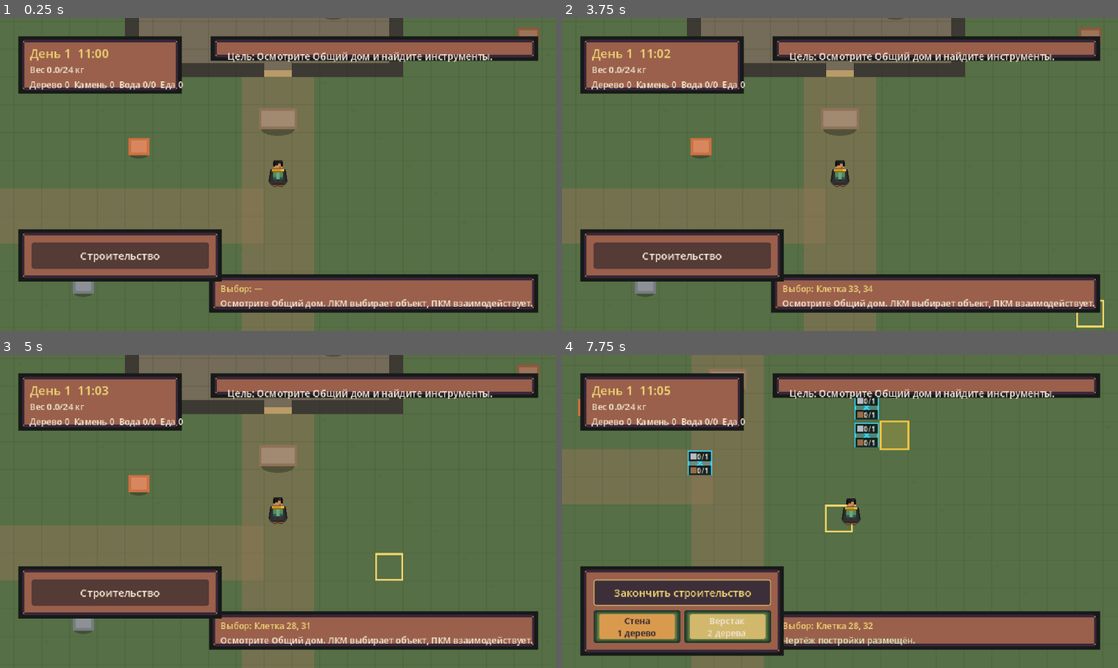
Above: before the commit, frames 1-4 (two rows, left to right).
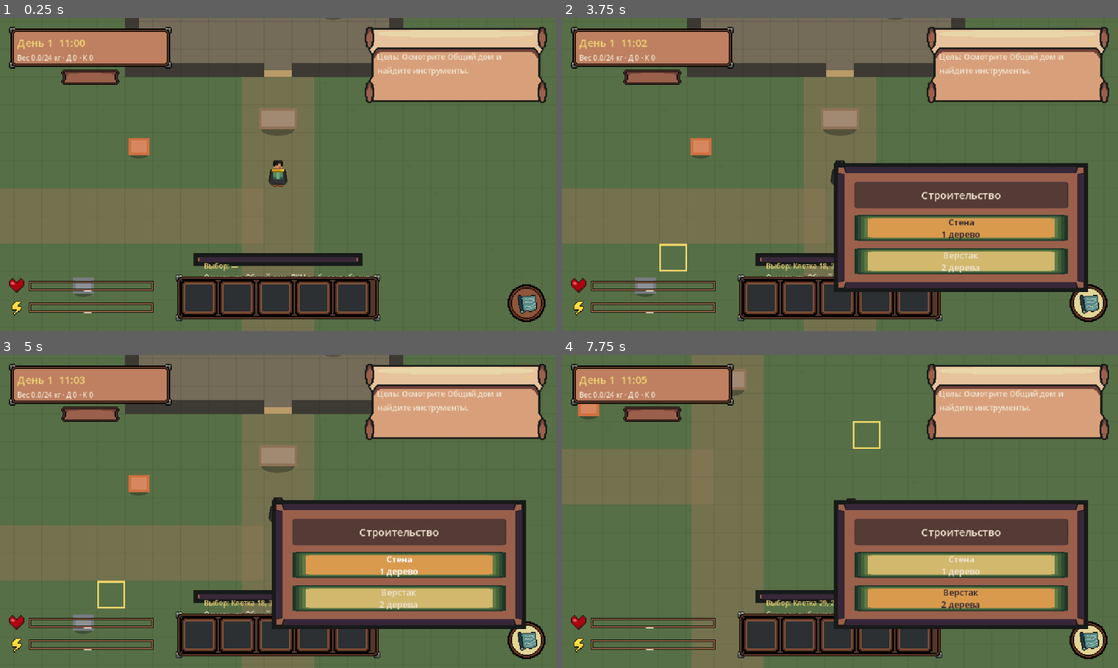
Above: after the commit, the same moments.

Repository: send-y/The_Last_Garden
Game: Godot game, scene res://src/main/main.tscn
Two runs of this game, one before a commit and one after it. Both use one fixed random seed, a clock stepped at 60 frames per second and the inputs below.
Inputs (mouse positions are in pixels of both pictures, inside the frame that each line leads up to):
- Up to frame 1 (0.25 s): no input
- Up to frame 2 (3.75 s): click (684, 255) at 0.5 s, where only the run before the commit has a clickable "Строительство"; click (684, 255) at 1.25 s, where only the run before the commit has a clickable "Закончить строительство"; click (1090, 39) at 2 s, where only the run after the commit has a clickable "−"; click (1090, 39) at 2.75 s, where only the run after the commit has a clickable "+"; click (1090, 302) at 3.52 s
- Up to frame 3 (5 s): click (400, 564) at 4.25 s, where only the run after the commit has a clickable "Стена 1 дерево"
- Up to frame 4 (7.75 s): click (962, 599) at 5 s, where only the run after the commit has a clickable "Верстак 2 дерева"; tap Enter at 5.75 s; move the mouse to (962, 495) at 5.77 s; hold D (move_right) 5.78-6.53 s; hold E (interact) 5.78-6.53 s; click (962, 495) at 5.92 s; move the mouse to (728, 527) at 6.52 s; hold S (move_down) 6.53-7.28 s; tap E (interact) at 6.6 s; click (728, 527) at 6.67 s; move the mouse to (895, 442) at 7.27 s; hold D (move_right) from 7.28 s (still down); hold E (interact) from 7.28 s (still down); click (895, 442) at 7.42 s

The runs differ from the first frame. In frame 1, 32% of the frame differs, in the area x 1-99%, y 2-98%; in frame 2, 47%; in frame 3, 47%; in frame 4, 51%.

Commit message:
Integrate authored HUD and construction UI

Diff:
--- a/game/localization/core.csv
+++ b/game/localization/core.csv
@@ -143,6 +143,9 @@
 ui.hud.controls,"WASD/стрелки — движение   Space — пауза   I — рюкзак\nF5 — сохранить   F9 — загрузить"
 ui.hud.inventory,"Вес {weight}/{max_weight} кг\nДерево {wood}  Камень {stone}  Вода {raw_water}/{boiled_water}  Еда {food}"
 ui.hud.inventory_with_tools,"Вес {weight}/{max_weight} кг\nДерево {wood}  Камень {stone}  Вода {raw_water}/{boiled_water}  Еда {food}  Инструменты ✓"
+ui.hud.inventory_brief,"Вес {weight}/{max_weight} кг · Д {wood} · К {stone}"
+ui.hud.tasks.collapse,"−"
+ui.hud.tasks.expand,"+"
 ui.inventory.title,"Рюкзак"
 ui.inventory.weight,"Вес {weight}/{max_weight} кг"
 ui.inventory.details.empty,"Выберите предмет"
--- a/game/src/ui/construction_palette.gd
+++ b/game/src/ui/construction_palette.gd
@@ -1,38 +1,52 @@
 class_name ConstructionPalette
-extends PanelContainer
+extends Control
 
 signal build_mode_toggled(active: bool)
 signal building_selected(building_id: String)
 
 const Localized := preload("res://src/localization/localized_text.gd")
 const UiSkin := preload("res://src/ui/pixel_ui_skin.gd")
+const BUTTON_NORMAL: Texture2D = preload("res://assets/sprites/ui/bb_normal.png")
+const BUTTON_ACTIVE: Texture2D = preload("res://assets/sprites/ui/bb_active.png")
 
+var _menu_open: bool = false
 var _selected_building_id: String = "core:wood_wall"
 
-@onready var _mode_button: Button = $Margin/Column/ModeButton as Button
-@onready var _building_row: HBoxContainer = $Margin/Column/BuildingRow as HBoxContainer
-@onready var _wall_button: Button = $Margin/Column/BuildingRow/Wall as Button
-@onready var _workbench_button: Button = $Margin/Column/BuildingRow/Workbench as Button
+@onready var _build_button: TextureButton = $BuildButton as TextureButton
+@onready var _build_menu: PanelContainer = $BuildMenu as PanelContainer
+@onready var _mode_button: Button = $BuildMenu/Margin/Column/ModeButton as Button
+@onready var _wall_button: Button = $BuildMenu/Margin/Column/Wall as Button
+@onready var _workbench_button: Button = $BuildMenu/Margin/Column/Workbench as Button
 
 
 func _ready() -> void:
-	add_theme_stylebox_override("panel", UiSkin.panel_style())
+	_build_menu.add_theme_stylebox_override("panel", _menu_style())
 	UiSkin.apply_card_button(_mode_button)
 	UiSkin.apply_tab_button(_wall_button)
 	UiSkin.apply_tab_button(_workbench_button)
-	var group := ButtonGroup.new()
-	_wall_button.button_group = group
-	_workbench_button.button_group = group
+	var building_group := ButtonGroup.new()
+	_wall_button.button_group = building_group
+	_workbench_button.button_group = building_group
 	_wall_button.button_pressed = true
+	_build_button.tooltip_text = Localized.resolve("ui.construction.palette.start")
+	_build_button.pressed.connect(_toggle_menu)
 	_mode_button.toggled.connect(_on_mode_toggled)
 	_wall_button.pressed.connect(_select_building.bind("core:wood_wall"))
 	_workbench_button.pressed.connect(_select_building.bind("core:workbench"))
 	_refresh_text()
-	_building_row.hide()
+	_build_menu.hide()
+
+
+func _toggle_menu() -> void:
+	_menu_open = not _menu_open
+	_build_menu.visible = _menu_open
+	_build_button.texture_normal = BUTTON_ACTIVE if _menu_open else BUTTON_NORMAL
+	_build_button.texture_hover = BUTTON_ACTIVE if _menu_open else preload("res://assets/sprites/ui/bb_hover.png")
+	if not _menu_open and _mode_button.button_pressed:
+		_mode_button.button_pressed = false
 
 
 func _on_mode_toggled(active: bool) -> void:
-	_building_row.visible = active
 	_refresh_text()
 	build_mode_toggled.emit(active)
 
@@ -50,3 +64,13 @@
 	)
 	_wall_button.text = Localized.resolve("ui.construction.palette.wall")
 	_workbench_button.text = Localized.resolve("ui.construction.palette.workbench")
+
+
+func _menu_style() -> StyleBoxTexture:
+	var style := StyleBoxTexture.new()
+	style.texture = preload("res://assets/sprites/ui/back_plane.png")
+	style.texture_margin_left = 24.0
+	style.texture_margin_top = 24.0
+	style.texture_margin_right = 24.0
+	style.texture_margin_bottom = 24.0
+	return style
--- a/game/src/ui/construction_palette.tscn
+++ b/game/src/ui/construction_palette.tscn
@@ -1,40 +1,90 @@
-[gd_scene load_steps=2 format=3]
+[gd_scene load_steps=9 format=3]
 
 [ext_resource type="Script" path="res://src/ui/construction_palette.gd" id="1"]
+[ext_resource type="Texture2D" path="res://assets/sprites/ui/bb_normal.png" id="2"]
+[ext_resource type="Texture2D" path="res://assets/sprites/ui/bb_hover.png" id="3"]
+[ext_resource type="Texture2D" path="res://assets/sprites/ui/bb_pressed.png" id="4"]
+[ext_resource type="Texture2D" path="res://assets/sprites/ui/bb_active.png" id="5"]
+[ext_resource type="Texture2D" path="res://assets/sprites/ui/blueprint_icon.png" id="6"]
+[ext_resource type="Texture2D" path="res://assets/sprites/ui/back_plane.png" id="7"]
 
-[node name="ConstructionPalette" type="PanelContainer"]
-custom_minimum_size = Vector2(220, 0)
+[sub_resource type="StyleBoxTexture" id="StyleBoxBackPlane"]
+texture = ExtResource("7")
+texture_margin_left = 24.0
+texture_margin_top = 24.0
+texture_margin_right = 24.0
+texture_margin_bottom = 24.0
+
+[node name="ConstructionPalette" type="Control"]
+layout_mode = 3
+anchors_preset = 15
+anchor_right = 1.0
+anchor_bottom = 1.0
+grow_horizontal = 2
+grow_vertical = 2
+mouse_filter = 2
 script = ExtResource("1")
 
-[node name="Margin" type="MarginContainer" parent="."]
+[node name="BuildButton" type="TextureButton" parent="."]
+offset_left = 584.0
+offset_top = 306.0
+offset_right = 628.0
+offset_bottom = 350.0
+texture_normal = ExtResource("2")
+texture_hover = ExtResource("3")
+texture_pressed = ExtResource("4")
+texture_focused = ExtResource("2")
+texture_disabled = ExtResource("2")
+
+[node name="BuildIcon" type="TextureRect" parent="BuildButton"]
+layout_mode = 1
+anchors_preset = 8
+anchor_left = 0.5
+anchor_top = 0.5
+anchor_right = 0.5
+anchor_bottom = 0.5
+offset_left = -12.0
+offset_top = -12.0
+offset_right = 12.0
+offset_bottom = 12.0
+grow_horizontal = 2
+grow_vertical = 2
+mouse_filter = 2
+texture = ExtResource("6")
+expand_mode = 1
+
+[node name="BuildMenu" type="PanelContainer" parent="."]
+offset_left = 300.0
+offset_top = 154.0
+offset_right = 570.0
+offset_bottom = 284.0
+theme_override_styles/panel = SubResource("StyleBoxBackPlane")
+
+[node name="Margin" type="MarginContainer" parent="BuildMenu"]
 layout_mode = 2
-theme_override_constants/margin_left = 8
-theme_override_constants/margin_top = 8
-theme_override_constants/margin_right = 8
-theme_override_constants/margin_bottom = 8
+theme_override_constants/margin_left = 12
+theme_override_constants/margin_top = 10
+theme_override_constants/margin_right = 12
+theme_override_constants/margin_bottom = 10
 
-[node name="Column" type="VBoxContainer" parent="Margin"]
+[node name="Column" type="VBoxContainer" parent="BuildMenu/Margin"]
 layout_mode = 2
-theme_override_constants/separation = 5
+theme_override_constants/separation = 8
 
-[node name="ModeButton" type="Button" parent="Margin/Column"]
-custom_minimum_size = Vector2(204, 30)
+[node name="ModeButton" type="Button" parent="BuildMenu/Margin/Column"]
+custom_minimum_size = Vector2(246, 30)
 layout_mode = 2
 toggle_mode = true
 theme_override_font_sizes/font_size = 12
 
-[node name="BuildingRow" type="HBoxContainer" parent="Margin/Column"]
-layout_mode = 2
-theme_override_constants/separation = 4
-
-[node name="Wall" type="Button" parent="Margin/Column/BuildingRow"]
-custom_minimum_size = Vector2(100, 38)
+[node name="Wall" type="Button" parent="BuildMenu/Margin/Column"]
+custom_minimum_size = Vector2(246, 30)
 layout_mode = 2
 toggle_mode = true
 theme_override_font_sizes/font_size = 10
 
-[node name="Workbench" type="Button" parent="Margin/Column/BuildingRow"]
-custom_minimum_size = Vector2(100, 38)
+[node name="Workbench" type="Button" parent="BuildMenu/Margin/Column"]
+custom_minimum_size = Vector2(246, 30)
 layout_mode = 2
 toggle_mode = true
 theme_override_font_sizes/font_size = 10
--- a/game/src/ui/first_night_hud.gd
+++ b/game/src/ui/first_night_hud.gd
@@ -23,6 +23,9 @@
 var _objective_label: Label
 var _selection_label: Label
 var _message_label: Label
+var _tasks_background: TextureRect
+var _tasks_toggle: Button
+var _tasks_expanded: bool = true
 var _crafting_panel: CraftingPanel
 var _construction_palette: ConstructionPalette
 var _crafting_cell: Vector2i = Vector2i(-1, -1)
@@ -148,44 +151,70 @@
 
 
 func _build_ui() -> void:
-	var status_panel := _make_pixel_panel(
-		Vector2(8.0, 8.0), Vector2(214.0, 92.0)
-	)
-	_time_label = _make_label(
-		status_panel, Vector2(6.0, 3.0), Vector2(190.0, 20.0), 14
-	)
+	_add_ui_texture("date_weather.png", Vector2(10, 10), Vector2(188, 48))
+	_add_ui_texture("time.png", Vector2(69, 58), Vector2(70, 20))
+	_time_label = _make_label(self, Vector2(20, 20), Vector2(168, 24), 12)
 	_time_label.add_theme_color_override("font_color", UiSkin.TEXT_ACCENT)
-	_inventory_label = _make_label(
-		status_panel, Vector2(6.0, 24.0), Vector2(190.0, 48.0), 10
-	)
-	_inventory_label.autowrap_mode = TextServer.AUTOWRAP_WORD_SMART
-
-	var objective_panel := _make_pixel_panel(
-		Vector2(230.0, 8.0), Vector2(402.0, 54.0)
-	)
-	_objective_label = _make_label(
-		objective_panel, Vector2(12.0, 8.0), Vector2(378.0, 38.0), 11
-	)
+	_inventory_label = _make_label(self, Vector2(20, 40), Vector2(165, 15), 8)
+	_inventory_label.add_theme_color_override("font_color", UiSkin.TEXT_PRIMARY)
+
+	_tasks_background = _add_ui_texture(
+		"tasks_panel_full.png", Vector2(420, 10), Vector2(210, 88)
+	)
+	_tasks_toggle = Button.new()
+	_tasks_toggle.position = Vector2(597, 13)
+	_tasks_toggle.size = Vector2(24, 20)
+	_tasks_toggle.flat = true
+	_tasks_toggle.focus_mode = Control.FOCUS_NONE
+	_tasks_toggle.mouse_filter = Control.MOUSE_FILTER_STOP
+	_tasks_toggle.add_theme_color_override("font_color", UiSkin.TEXT_ACCENT)
+	_tasks_toggle.add_theme_font_size_override("font_size", 12)
+	_tasks_toggle.text = Localized.resolve("ui.hud.tasks.collapse")
+	_tasks_toggle.pressed.connect(_toggle_tasks_panel)
+	add_child(_tasks_toggle)
+	_objective_label = _make_label(self, Vector2(434, 38), Vector2(158, 48), 9)
 	_objective_label.autowrap_mode = TextServer.AUTOWRAP_WORD_SMART
 
 	var feedback_panel := _make_pixel_panel(
-		Vector2(228.0, 282.0), Vector2(404.0, 70.0)
+		Vector2(210.0, 258.0), Vector2(220.0, 28.0)
 	)
 	_selection_label = _make_label(
-		feedback_panel, Vector2(6.0, 2.0), Vector2(380.0, 17.0), 10
+		feedback_panel, Vector2(5.0, 2.0), Vector2(210.0, 15.0), 8
 	)
 	_selection_label.add_theme_color_override("font_color", UiSkin.TEXT_ACCENT)
 	_selection_label.text = Localized.resolve("ui.hud.selection.none")
 	_message_label = _make_label(
-		feedback_panel, Vector2(6.0, 19.0), Vector2(380.0, 30.0), 10
+		feedback_panel, Vector2(5.0, 15.0), Vector2(210.0, 12.0), 8
 	)
 	_message_label.autowrap_mode = TextServer.AUTOWRAP_WORD_SMART
 	_message_label.text = Localized.resolve("ui.hud.intro")
 
+	_add_ui_texture("status_heart.png", Vector2(10, 299), Vector2(18, 18))
+	_add_ui_texture("status_energy.png", Vector2(10, 324), Vector2(18, 18))
+	# Player health and stamina are not yet part of the simulation. Keep the
+	# authored frames visible, but do not imply invented values with fake fills.
+	_add_ui_texture("status_bar_frame.png", Vector2(32, 301), Vector2(138, 14))
+	_add_ui_texture("status_bar_frame.png", Vector2(32, 326), Vector2(138, 14))
+	var health_unknown := _make_label(self, Vector2(32, 301), Vector2(138, 14), 9)
+	health_unknown.text = "—"
+	health_unknown.horizontal_alignment = HORIZONTAL_ALIGNMENT_CENTER
+	health_unknown.vertical_alignment = VERTICAL_ALIGNMENT_CENTER
+	var stamina_unknown := _make_label(self, Vector2(32, 326), Vector2(138, 14), 9)
+	stamina_unknown.text = "—"
+	stamina_unknown.horizontal_alignment = HORIZONTAL_ALIGNMENT_CENTER
+	stamina_unknown.vertical_alignment = VERTICAL_ALIGNMENT_CENTER
+	_add_ui_texture("hotbar.png", Vector2(201, 294), Vector2(238, 56))
+	for slot_index in range(5):
+		_add_ui_texture(
+			"hotbar_slot_normal.png",
+			Vector2(208 + slot_index * 44, 301),
+			Vector2(42, 42)
+		)
+
 	_construction_palette = (
 		ConstructionPaletteScene.instantiate() as ConstructionPalette
 	)
-	_construction_palette.position = Vector2(8.0, 230.0)
+	_construction_palette.position = Vector2.ZERO
 	_construction_palette.build_mode_toggled.connect(
 		_on_build_mode_toggled
 	)
@@ -204,6 +233,32 @@
 	_crafting_panel.recipe_requested.connect(_on_recipe_pressed)
 	add_child(_crafting_panel)
 	_crafting_panel.hide()
+
+
+func _add_ui_texture(file_name: String, at: Vector2, texture_size: Vector2) -> TextureRect:
+	var texture_rect := TextureRect.new()
+	texture_rect.texture = load("res://assets/sprites/ui/%s" % file_name) as Texture2D
+	texture_rect.position = at
+	texture_rect.size = texture_size
+	texture_rect.expand_mode = TextureRect.EXPAND_IGNORE_SIZE
+	texture_rect.stretch_mode = TextureRect.STRETCH_SCALE
+	texture_rect.mouse_filter = Control.MOUSE_FILTER_IGNORE
+	add_child(texture_rect)
+	return texture_rect
+
+
+func _toggle_tasks_panel() -> void:
+	_tasks_expanded = not _tasks_expanded
+	_tasks_background.texture = load(
+		"res://assets/sprites/ui/tasks_panel_full.png"
+		if _tasks_expanded
+		else "res://assets/sprites/ui/tasks_panel_small.png"
+	) as Texture2D
+	_tasks_background.size = Vector2(210, 88 if _tasks_expanded else 26)
+	_objective_label.visible = _tasks_expanded
+	_tasks_toggle.text = Localized.resolve(
+		"ui.hud.tasks.collapse" if _tasks_expanded else "ui.hud.tasks.expand"
+	)
 
 
 func _make_pixel_panel(at: Vector2, panel_size: Vector2) -> Control:
@@ -232,19 +287,11 @@
 
 func _format_inventory() -> String:
 	var inventory: Dictionary = Session.get_inventory()
-	var inventory_key: String = (
-		"ui.hud.inventory_with_tools"
-		if bool(Session.get_flags().get("tools_found", false))
-		else "ui.hud.inventory"
-	)
-	return Localized.resolve(inventory_key, {
+	return Localized.resolve("ui.hud.inventory_brief", {
 		"weight": String.num(Session.get_inventory_weight(), 1),
 		"max_weight": String.num(Session.get_max_carry_weight(), 0),
 		"wood": int(inventory.get(FirstNightContent.WOOD_ID, 0)),
 		"stone": int(inventory.get(FirstNightContent.STONE_ID, 0)),
-		"raw_water": int(inventory.get(FirstNightContent.RAW_WATER_ID, 0)),
-		"boiled_water": int(inventory.get(FirstNightContent.BOILED_WATER_ID, 0)),
-		"food": int(inventory.get(FirstNightContent.FOOD_ID, 0)),
 	})
 
 
Binary file added: game/assets/sprites/ui/back_plane.png
Not shown, added: game/assets/sprites/ui/back_plane.png.import
Binary file added: game/assets/sprites/ui/bb_active.png
Not shown, added: game/assets/sprites/ui/bb_active.png.import
Binary file added: game/assets/sprites/ui/bb_hover.png
Not shown, added: game/assets/sprites/ui/bb_hover.png.import
Binary file added: game/assets/sprites/ui/bb_normal.png
Not shown, added: game/assets/sprites/ui/bb_normal.png.import
Binary file added: game/assets/sprites/ui/bb_pressed.png
Not shown, added: game/assets/sprites/ui/bb_pressed.png.import
Binary file added: game/assets/sprites/ui/blueprint_icon.png
Not shown, added: game/assets/sprites/ui/blueprint_icon.png.import
(and 18 more such lines)
